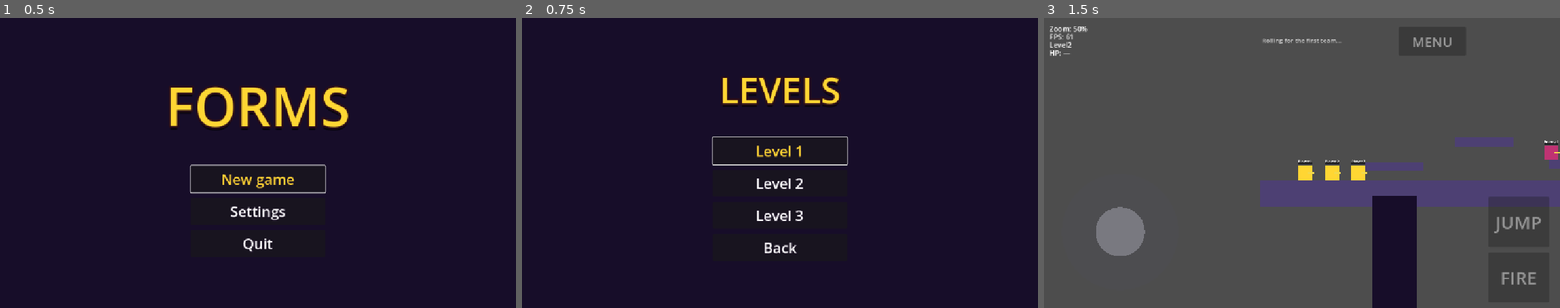
Above: before the commit, frames 1-3 (left to right).
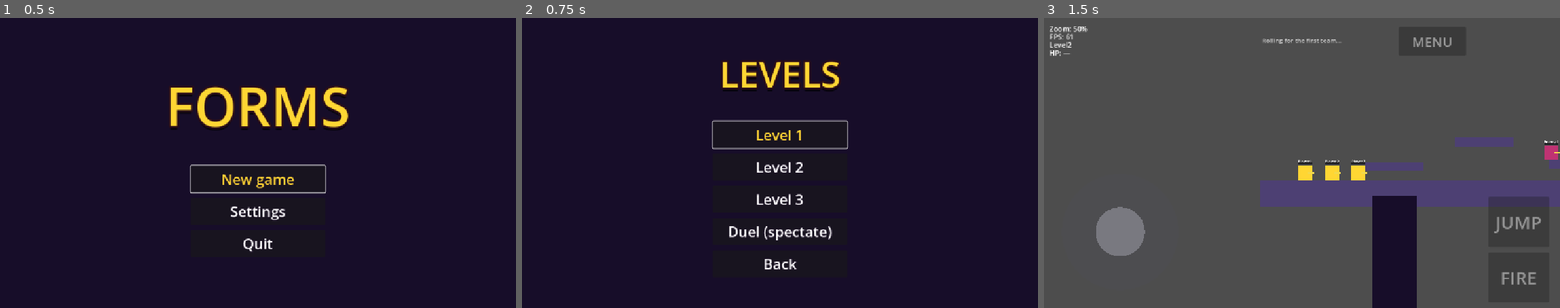
Above: after the commit, the same moments.

Repository: SDVGames-Studio/forms
Game: Godot game, scene res://Main.tscn
Same seed, same stepped clock (60 frames per second), same inputs: the game is played once before the commit and once after it.
Inputs:
- Up to frame 1 (0.5 s): no input
- Up to frame 2 (0.75 s): click "New game" at 0.5 s
- Up to frame 3 (1.5 s): click "Level 2" at 1.25 s

Frame 1 is identical in both runs. In frame 2, 3.9% of the frame differs, in the area x 36-64%, y 14-87%; in frame 3, nothing differs.

Commit message:
feat: spectator AI-vs-AI duel level and real scene test (#121)
- Npc.gd: exported team so an AI can fight for the player team;
  team-agnostic targeting, teammate checks and turn gating
- TeamController.gd: skip AI members without input control
- LevelDuel.tscn: two one-member computer teams, no player team
- LevelsMenu: 'Duel (spectate)' button opens it
- tests/test_issue121: headless real scene test — the duel ends with
  one winner while the user only spectates

Diff:
--- /dev/null
+++ b/LevelDuel.tscn
@@ -0,0 +1,55 @@
+[gd_scene load_steps=5 format=3]
+
+[ext_resource type="Script" path="res://Npc.gd" id="1_npc"]
+
+[ext_resource type="Script" path="res://ZoomCamera.gd" id="2_zoomcam"]
+
+[sub_resource type="RectangleShape2D" id="RectangleShape2D_ground"]
+size = Vector2(1152, 120)
+
+[sub_resource type="CircleShape2D" id="CircleShape2D_body"]
+radius = 32
+
+[node name="LevelDuel" type="Node2D" groups=["level"]]
+
+[node name="Ground" type="StaticBody2D" parent="."]
+position = Vector2(576, 588)
+
+[node name="GroundShape" type="CollisionShape2D" parent="Ground"]
+shape = SubResource("RectangleShape2D_ground")
+
+[node name="GroundVisual" type="ColorRect" parent="Ground"]
+offset_left = -576.0
+offset_top = -60.0
+offset_right = 576.0
+offset_bottom = 60.0
+color = Color(0.22, 0.45, 0.28, 1)
+
+[node name="BlueAI" type="CharacterBody2D" parent="."]
+position = Vector2(390, 480)
+collision_layer = 8
+collision_mask = 1
+script = ExtResource("1_npc")
+display_name = "Blue AI"
+team = "player"
+team_color = Color(1, 0.84, 0.2, 1)
+
+[node name="BlueAIShape" type="CollisionShape2D" parent="BlueAI"]
+shape = SubResource("CircleShape2D_body")
+
+[node name="Camera" type="Camera2D" parent="BlueAI"]
+script = ExtResource("2_zoomcam")
+position_smoothing_enabled = true
+position_smoothing_speed = 8.0
+zoom = Vector2(0.5, 0.5)
+
+[node name="RedAI" type="CharacterBody2D" parent="."]
+position = Vector2(760, 480)
+collision_layer = 2
+collision_mask = 1
+script = ExtResource("1_npc")
+display_name = "Red AI"
+team_color = Color(0.75, 0.2, 0.45, 1)
+
+[node name="RedAIShape" type="CollisionShape2D" parent="RedAI"]
+shape = SubResource("CircleShape2D_body")
--- a/LevelsMenu.gd
+++ b/LevelsMenu.gd
@@ -7,6 +7,7 @@
 @onready var _level1_button: Button = %Level1Button
 @onready var _level2_button: Button = %Level2Button
 @onready var _level3_button: Button = %Level3Button
+@onready var _duel_button: Button = %DuelButton
 @onready var _back_button: Button = %BackButton
 
 
@@ -14,6 +15,7 @@
 	_level1_button.pressed.connect(_on_level1_pressed)
 	_level2_button.pressed.connect(_on_level2_pressed)
 	_level3_button.pressed.connect(_on_level3_pressed)
+	_duel_button.pressed.connect(_on_duel_pressed)
 	_back_button.pressed.connect(_on_back_pressed)
 	_level1_button.grab_focus()
 
@@ -32,3 +34,8 @@
 
 func _on_back_pressed() -> void:
 	get_tree().change_scene_to_file("res://Main.tscn")
+
+
+## Issue #121: spectate a computer-vs-computer duel — no player team.
+func _on_duel_pressed() -> void:
+	get_tree().change_scene_to_file("res://LevelDuel.tscn")
--- a/LevelsMenu.tscn
+++ b/LevelsMenu.tscn
@@ -84,6 +84,20 @@
 theme_override_font_sizes/font_size = 32
 text = "Level 3"
 
+[node name="DuelButton" type="Button" parent="Menu/Rows"]
+unique_name_in_owner = true
+custom_minimum_size = Vector2(300, 60)
+layout_mode = 2
+size_flags_horizontal = 4
+theme_override_colors/font_color = Color(1, 1, 1, 1)
+theme_override_colors/font_focus_color = Color(1, 0.84, 0.2, 1)
+theme_override_colors/font_pressed_color = Color(1, 0.55, 0.15, 1)
+theme_override_colors/font_hover_color = Color(1, 0.84, 0.2, 1)
+theme_override_colors/font_outline_color = Color(0.1, 0.06, 0.14, 1)
+theme_override_constants/outline_size = 6
+theme_override_font_sizes/font_size = 32
+text = "Duel (spectate)"
+
 [node name="BackButton" type="Button" parent="Menu/Rows"]
 unique_name_in_owner = true
 custom_minimum_size = Vector2(300, 60)
--- a/Npc.gd
+++ b/Npc.gd
@@ -45,6 +45,11 @@
 ## Issue #60: every member of a team wears the same team color — body,
 ## health bar fill and hit flash all derive from it.
 @export var team_color := Color(0.75, 0.2, 0.45, 1)
+
+## Issue #121: which side this AI fights for. "enemy" (default) behaves
+## exactly as before; "player" places the figure in the player team, so a
+## level can stage a computer-vs-computer duel the user only spectates.
+@export var team: String = "enemy"
 
 ## Issue #48: 1.0 = normal downward gravity, -1.0 = reversed (the figure
 ## stands upside-down on the underside of a ceiling/line).
@@ -93,8 +98,9 @@
 	collision_mask = 1 | 2 | 8
 	if gravity_dir < 0.0:
 		up_direction = Vector2.DOWN
-	add_to_group("enemy")
-	add_to_group("enemy_team")
+	if team == "enemy":
+		add_to_group("enemy")
+	add_to_group("enemy_team" if team == "enemy" else "player_team")
 	_apply_team_color()
 	# Stable per-instance flank slot (index within the enemy team).
 	var members := get_tree().get_nodes_in_group("enemy_team")
@@ -201,9 +207,9 @@
 	if not is_on_floor():
 		velocity.y += GRAVITY * dir * delta
 
-	# Issue #65: only the active character of the team on turn may act.
-	if TurnController.game_over or TurnController.active_team != TurnController.TEAM_ENEMY \
-			or TurnController.active_member != self:
+	# Issue #65/#121: only the active character of the team on turn may
+	# act — regardless of which team that is, so AI vs AI duels work.
+	if TurnController.game_over or TurnController.active_member != self:
 		velocity.x = 0.0
 		move_and_slide()
 		return
@@ -286,10 +292,13 @@
 	var best: Node2D = null
 	var nearest_distance := INF
 	var best_health := INF
-	for group in ["player", "team"]:
+	for group in ["player", "team", "player_team", "enemy_team"]:
 		for node in get_tree().get_nodes_in_group(group):
 			var candidate := node as Node2D
 			if candidate == null:
+				continue
+			# Issue #121: never target a figure from our own side.
+			if _same_side(candidate):
 				continue
 			var d := global_position.distance_to(candidate.global_position)
 			# Track the plain nearest figure as the fallback target.
@@ -303,6 +312,15 @@
 				best_health = float(candidate.get("health"))
 				best = candidate
 	return best
+
+
+## Issue #121: true when the figure fights for the same team as we do.
+func _same_side(other: Node2D) -> bool:
+	if other == self:
+		return true
+	if is_in_group("player_team"):
+		return other.is_in_group("player_team")
+	return other.is_in_group("enemy_team")
 
 
 ## Issue #66: choose the weapon that fits the distance to the target.
@@ -354,7 +372,8 @@
 	if length < 1.0:
 		return false
 	var dir := to / length
-	for mate in get_tree().get_nodes_in_group("enemy_team"):
+	for mate in get_tree().get_nodes_in_group(
+			"player_team" if is_in_group("player_team") else "enemy_team"):
 		if mate == self or not is_instance_valid(mate):
 			continue
 		var rel: Vector2 = mate.global_position - global_position
--- a/TeamController.gd
+++ b/TeamController.gd
@@ -50,4 +50,7 @@
 		return
 	index = clampi(index, 0, members.size() - 1)
 	for i in members.size():
-		members[i].set_controlled(i == index)
+		# Issue #121: AI members of the player team (Npc.gd) have no
+		# input control to hand over — skip them.
+		if members[i].has_method("set_controlled"):
+			members[i].set_controlled(i == index)
--- /dev/null
+++ b/tests/test_issue121.gd
@@ -0,0 +1,47 @@
+extends Node
+## Regression check for issue #121: a real scene test — a simple level with
+## two computer teams of one member each fights itself to a winner, while
+## the user (who has no team in this level) can only spectate.
+##
+## Run headless: godot --headless res://tests/test_issue121.tscn
+## Exit code 0 = pass.
+
+const TIME_LIMIT := 120.0
+
+var _blue_was_active := false
+
+
+func _ready() -> void:
+	var level: Node = load("res://LevelDuel.tscn").instantiate()
+	add_child(level)
+	# Let the scene settle (Npc._ready builds teams, roll picks a team).
+	for i in 30:
+		await get_tree().physics_frame
+	var blue: Node = null
+	var red: Node = null
+	for node in get_tree().get_nodes_in_group("player_team"):
+		blue = node
+	for node in get_tree().get_nodes_in_group("enemy_team"):
+		red = node
+	var teams_ok: bool = blue != null and red != null
+	# Spectator check: no player-controlled figure exists in this level.
+	var spectator: bool = get_tree().get_nodes_in_group("player").is_empty()
+	# Speed the duel up: leave Red with a sliver of health so a single
+	# clean hit finishes it after a few rounds.
+	if red != null:
+		red.take_damage(red.get("health") - 15)
+	var elapsed := 0.0
+	while elapsed < TIME_LIMIT and not TurnController.game_over:
+		await get_tree().physics_frame
+		elapsed += 1.0 / 60.0
+		if TurnController.active_member == blue:
+			_blue_was_active = true
+	var over: bool = TurnController.game_over
+	var one_left: bool = (is_instance_valid(blue) and not is_instance_valid(red)) \
+		or (is_instance_valid(red) and not is_instance_valid(blue))
+	var ai_played: bool = _blue_was_active
+	var ok: bool = teams_ok and spectator and over and one_left and ai_played
+	print("ISSUE121 teams=", teams_ok, " spectator=", spectator,
+		" game_over=", over, " one_left=", one_left,
+		" blue_acted=", ai_played, " ok=", ok)
+	get_tree().quit(0 if ok else 1)
--- /dev/null
+++ b/tests/test_issue121.tscn
@@ -0,0 +1,6 @@
+[gd_scene load_steps=2 format=3]
+
+[ext_resource type="Script" path="res://tests/test_issue121.gd" id="1_i121"]
+
+[node name="Issue121Test" type="Node"]
+script = ExtResource("1_i121")
